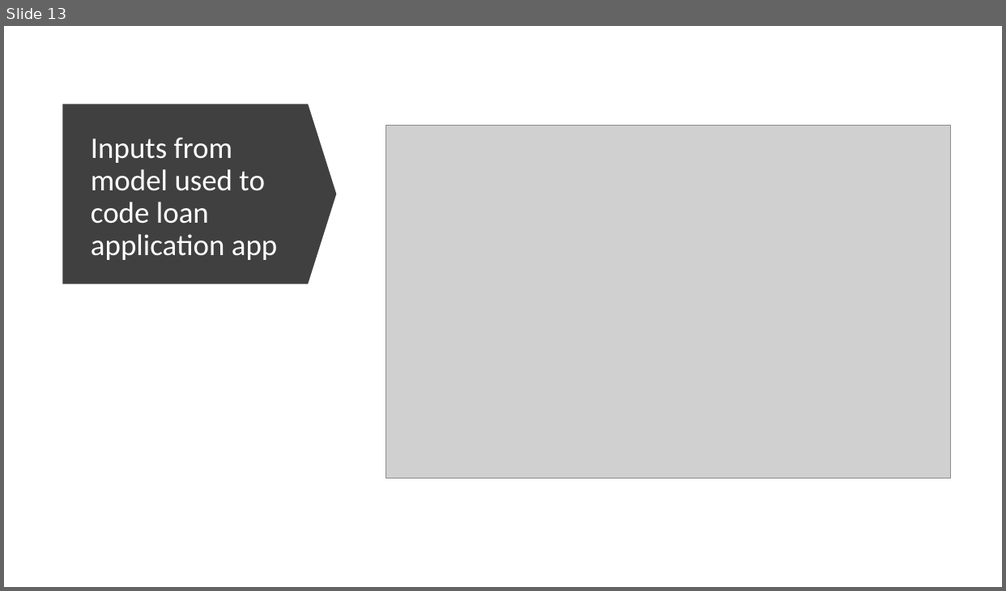
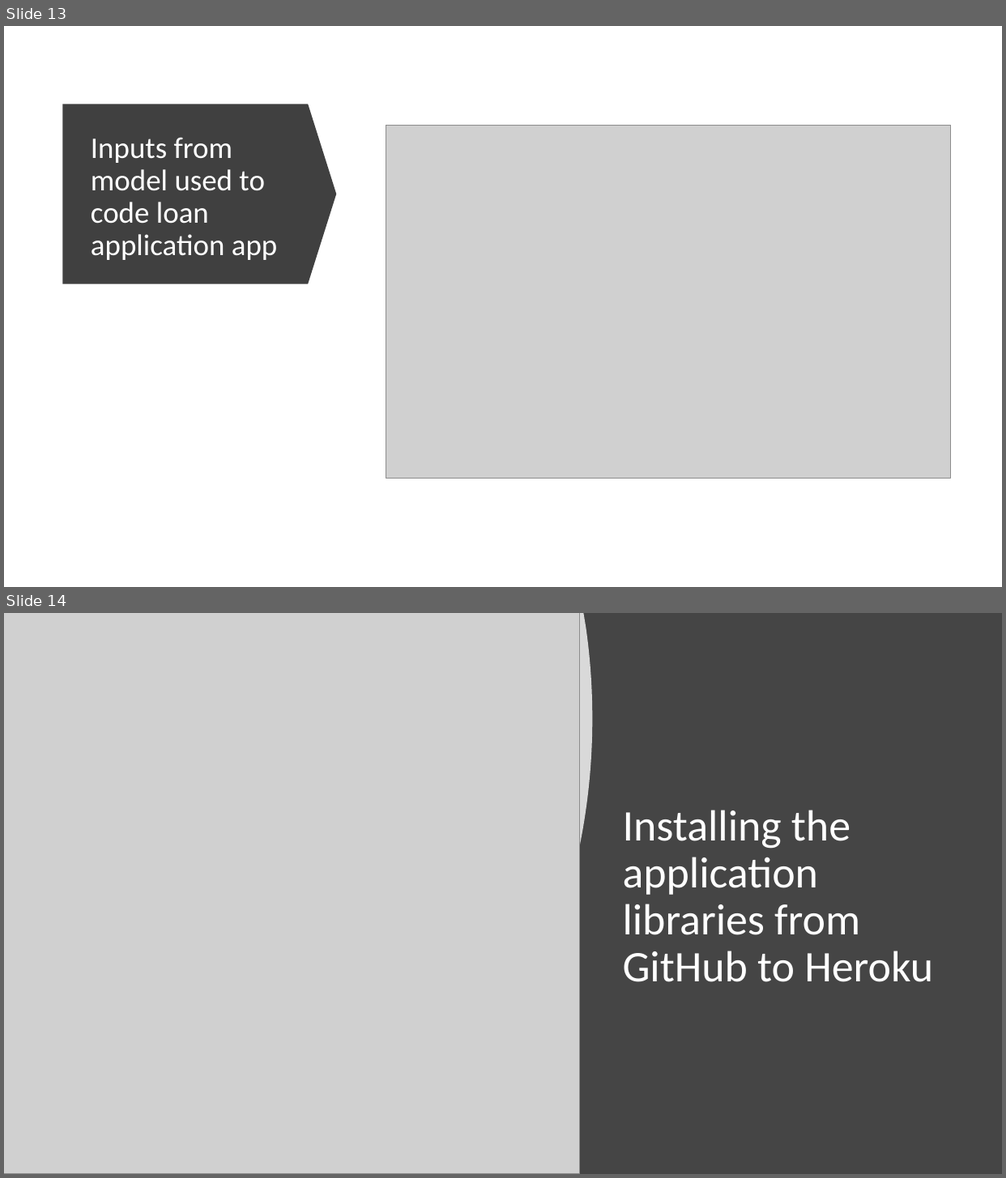
Before and after one commit to diazdez/Project-3, a slide deck: Loan approval project 3.pptx. Shown one above the other, each under a label of ours: slide 13 before the commit, slides 13 and 14 after it. The pictures are 1006x591 and 1006x1178 pixels, drawn with LibreOffice and Linux fonts; fonts in the diff are those of the drawing; grey boxes stand for pictures. Boxes give left, top, right and bottom in pixels: in the first picture for what was removed or moved away, otherwise in the second. Text is boxed around its words. In the diff, an @@ line names an element or a change of style, - is before the commit and + after.

Commit message:
updated ppt with slide 14

```diff
--- a/Loan approval project 3.pptx
+++ b/Loan approval project 3.pptx
@@ slide 14 added at (4,613,1002,1174), background #454545 @@
@@ freeform shape added at (4,613,592,1174), fill #FFFFFF at 80% opacity @@
@@ picture added at (4,613,580,1174) @@
@@ title added at (623,810,933,982), 42 pt, text #FFFFFF @@
+Installing the application libraries from GitHub to Heroku
```
